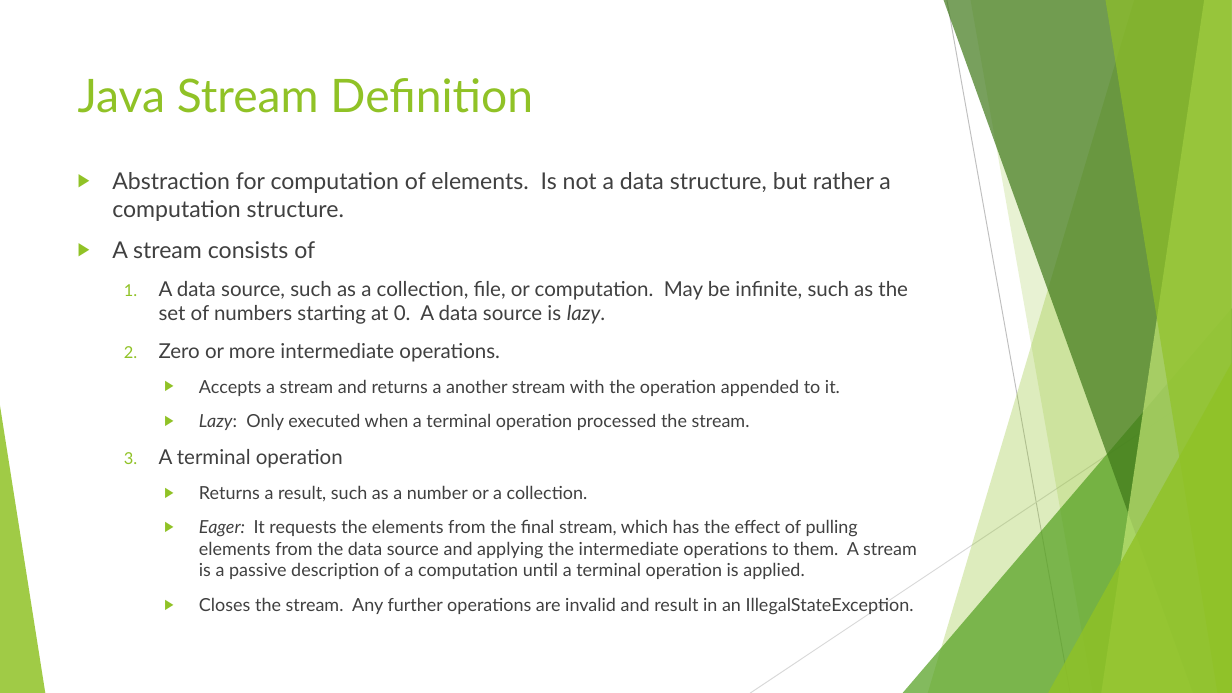
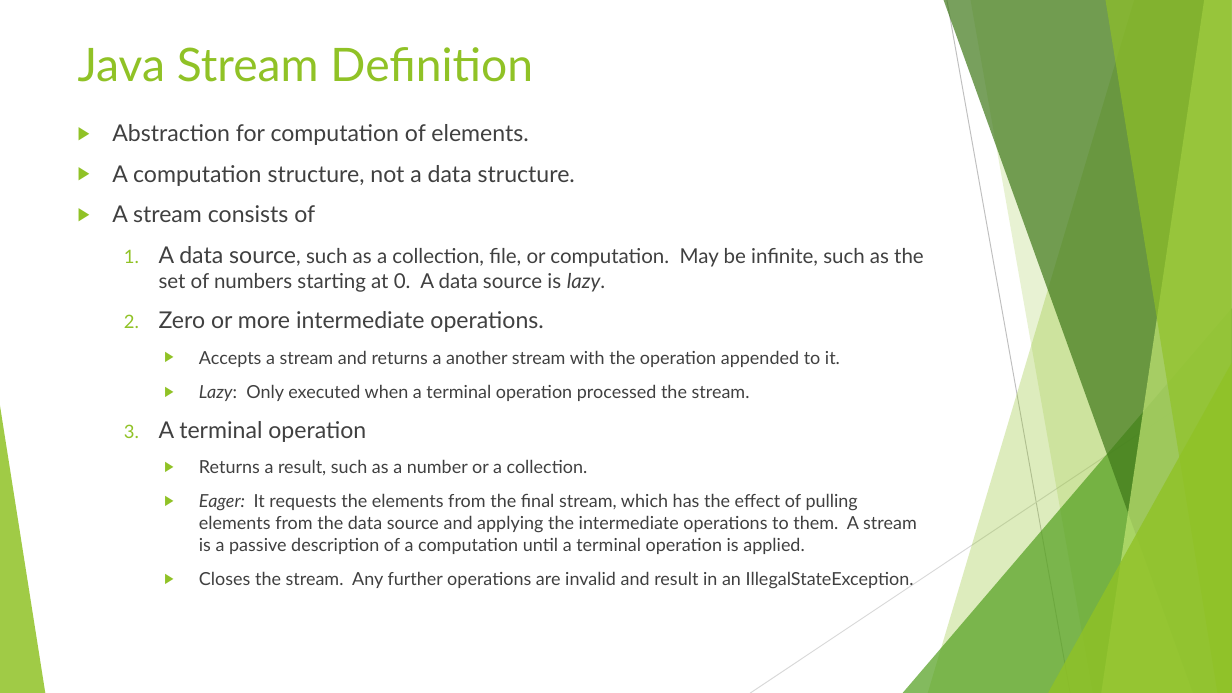
Before and after one commit to RichardRoda/2017-CodePaLOUsa-Lambda, a slide deck: slide 17 of Learning to Love the Lambda in the Stream.pptx (slide 16 before the commit). Drawn at 1232x693 pixels with LibreOffice and Linux fonts; fonts in the diff are those of the drawing. Boxes give left, top, right and bottom in pixels: in the first picture for what was removed or moved away, otherwise in the second. Text is boxed around its words. In the diff, an @@ line names an element or a change of style, - is before the commit and + after.

Commit message:
Various changes - Add unit testing strategies: builder pattern to add intermediate operation to stream, or decorator to decorate functional lambdas with testing logic.  Add slide about method references.

```diff
--- a/Learning to Love the Lambda in the Stream.pptx
+++ b/Learning to Love the Lambda in the Stream.pptx
@@ title "Java Stream Definition": place and size @@
-title "Java Stream Definition" at (78,78,533,113)
+title "Java Stream Definition" at (78,47,533,82)
@@ text "Abstraction for computation of elements.": place and size @@
-text "Abstraction for computation of elements." at (112,172,917,615)
+text "Abstraction for computation of elements." at (112,124,924,589)
@@ text at (112,124,575,186): text changed @@
-▶ Abstraction for computation of elements. Is not a data structure, but rather a computation structure.
+▶ Abstraction for computation of elements.
+▶ A computation structure, not a data structure.
@@ text at (159,246,924,442): size 16 to 18 pt in "A data source,", "Zero or more intermediate operations.", "A terminal operation" @@
```
Also in this commit, not shown: 11 other slides changed, 10 slides added, 5 other files.
